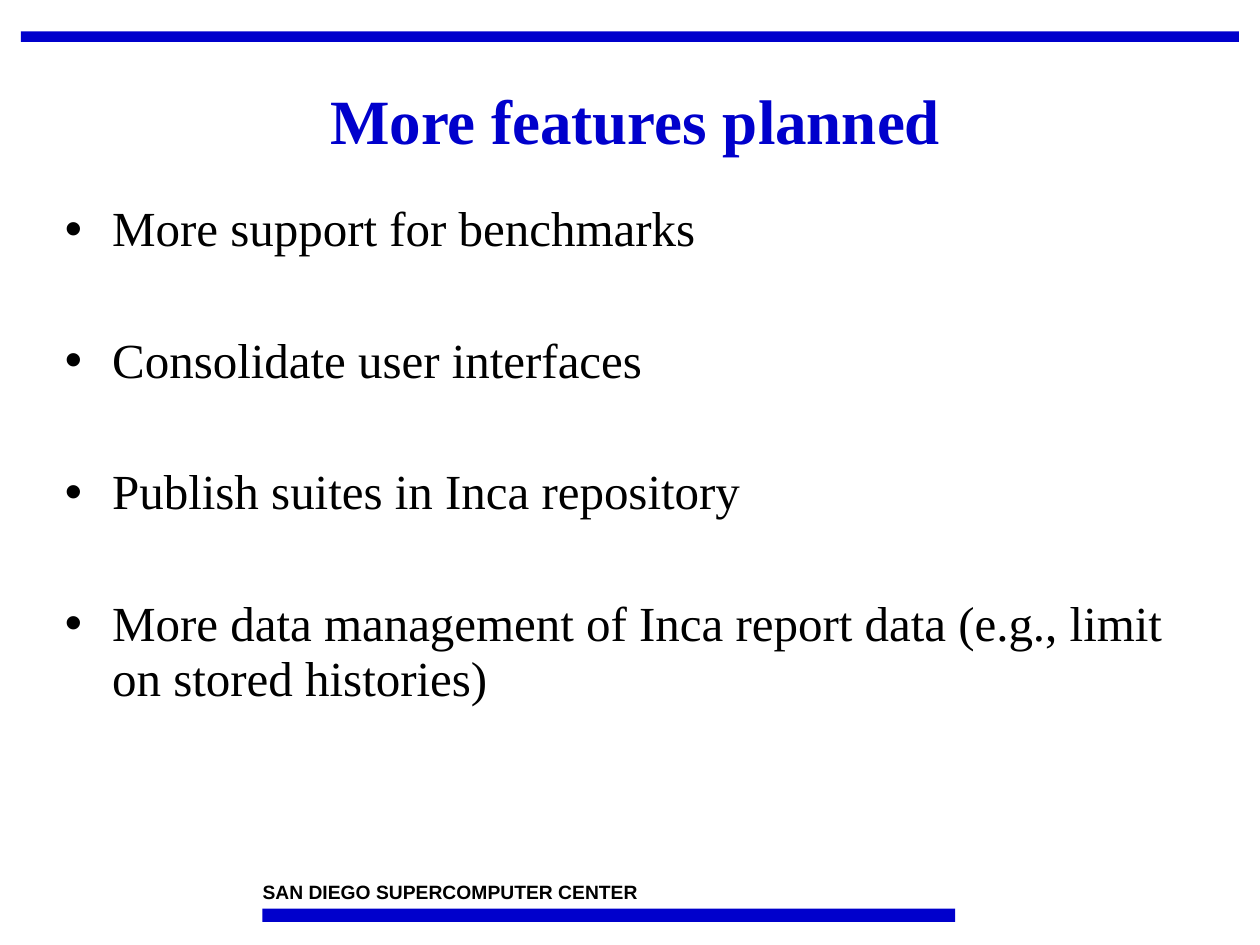
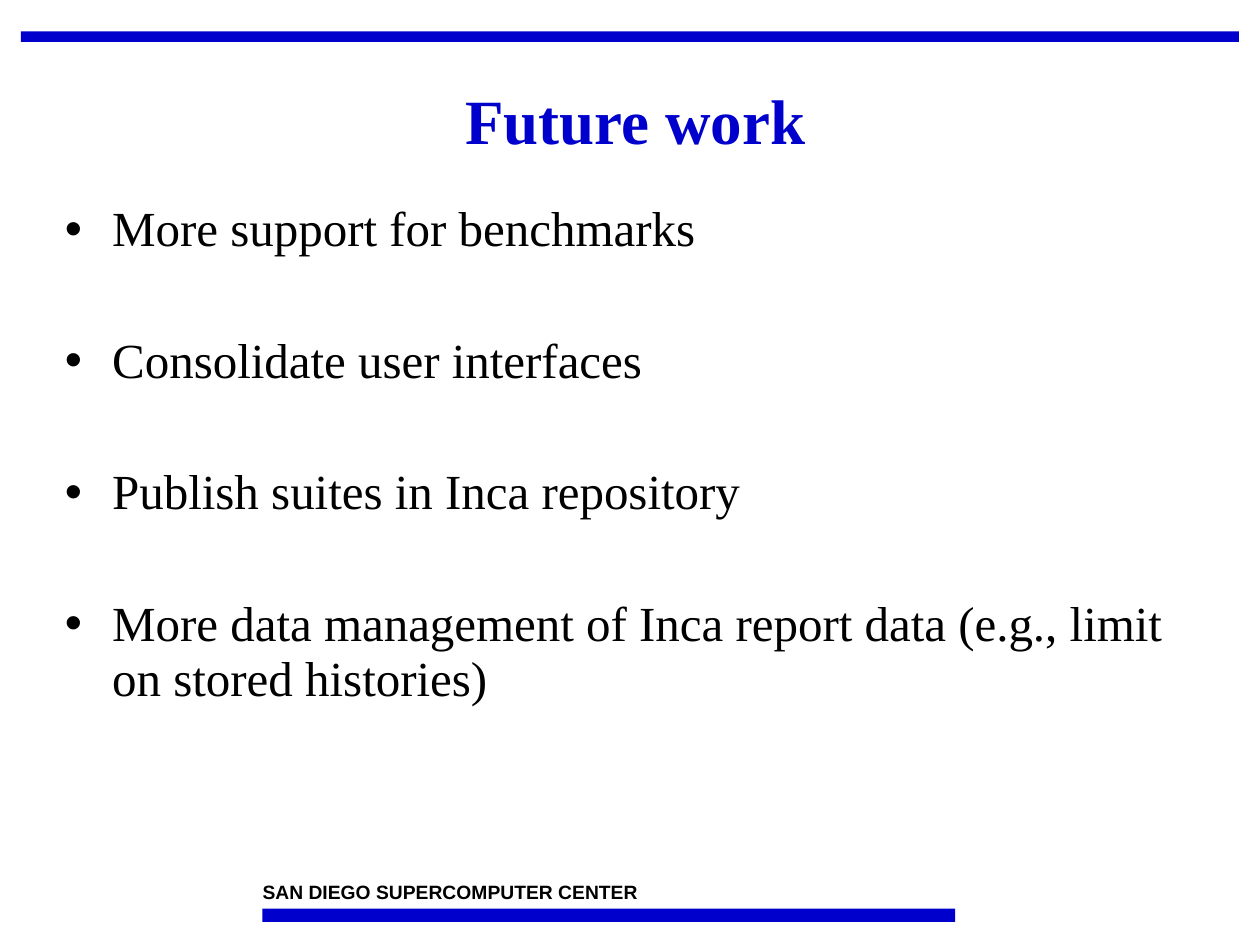
Before and after one commit to IncaProject/inca-xsede, a slide deck: slide 25 of talks/2010/2010workshop/overview.pptx. Drawn at 1260x945 pixels with LibreOffice and Linux fonts; fonts in the diff are those of the drawing; background and template pictures are left out. Boxes give left, top, right and bottom in pixels: in the first picture for what was removed or moved away, otherwise in the second. Text is boxed around its words. In the diff, an @@ line names an element or a change of style, - is before the commit and + after.

```diff
--- a/talks/2010/2010workshop/overview.pptx
+++ b/talks/2010/2010workshop/overview.pptx
@@ title at (465, 100, 805, 145): text changed @@
-More features planned
+Future work
```
Also in this commit, not shown: 3 other slides changed, 1 slide removed.
